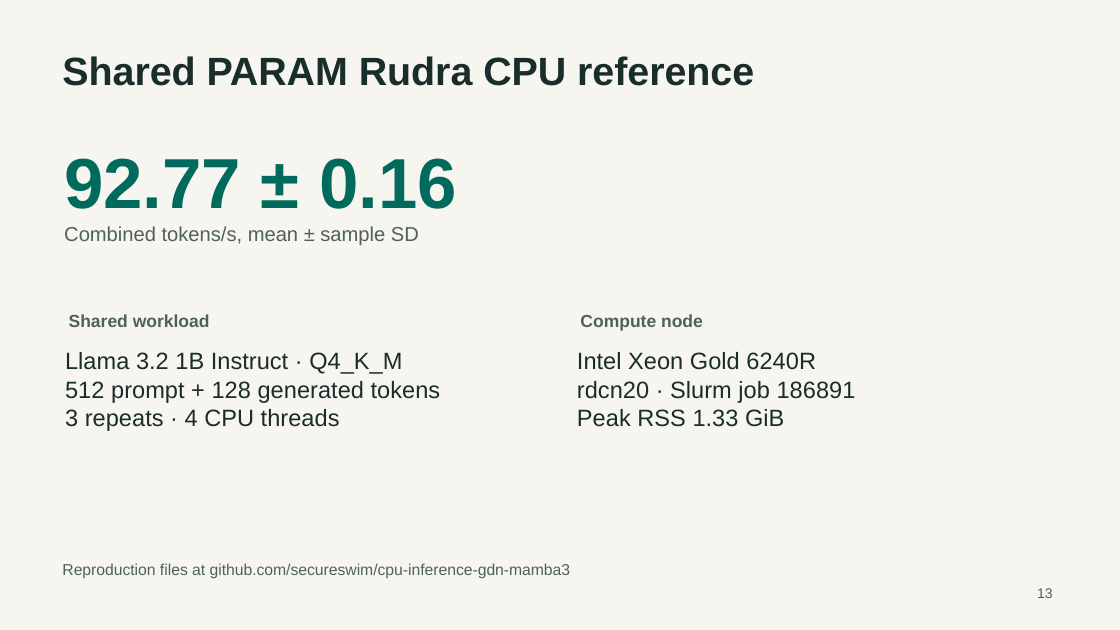
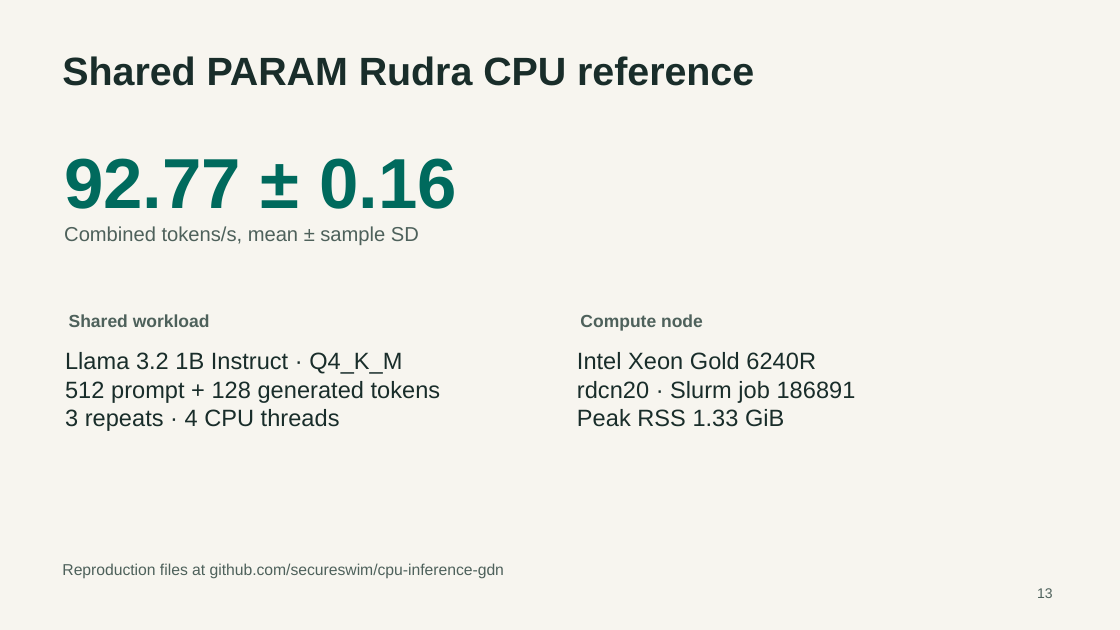
Before and after one commit to secureswim/cpu-inference-gdn, a slide deck: slide 13 of output/Project_1_Presentation.pptx. Drawn at 1120x630 pixels with LibreOffice and Linux fonts; fonts in the diff are those of the drawing. Boxes give left, top, right and bottom in pixels: in the first picture for what was removed or moved away, otherwise in the second. Text is boxed around its words. In the diff, an @@ line names an element or a change of style, - is before the commit and + after.

```diff
--- a/output/Project_1_Presentation.pptx
+++ b/output/Project_1_Presentation.pptx
@@ text at (62, 563, 504, 579): text changed @@
-Reproduction files at github.com/secureswim/cpu-inference-gdn-mamba3
+Reproduction files at github.com/secureswim/cpu-inference-gdn
```
Also in this commit, not shown: 8 other files.
